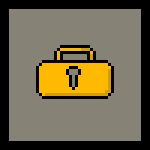
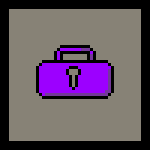
The second w=150, h=150 image is a revision of the first. Changes to its layers:
added layer "lock_ani0 copy" above "lock_ani0" over left=39, top=48, right=111, bottom=96
hid "lock_ani0" over left=39, top=48, right=111, bottom=96
